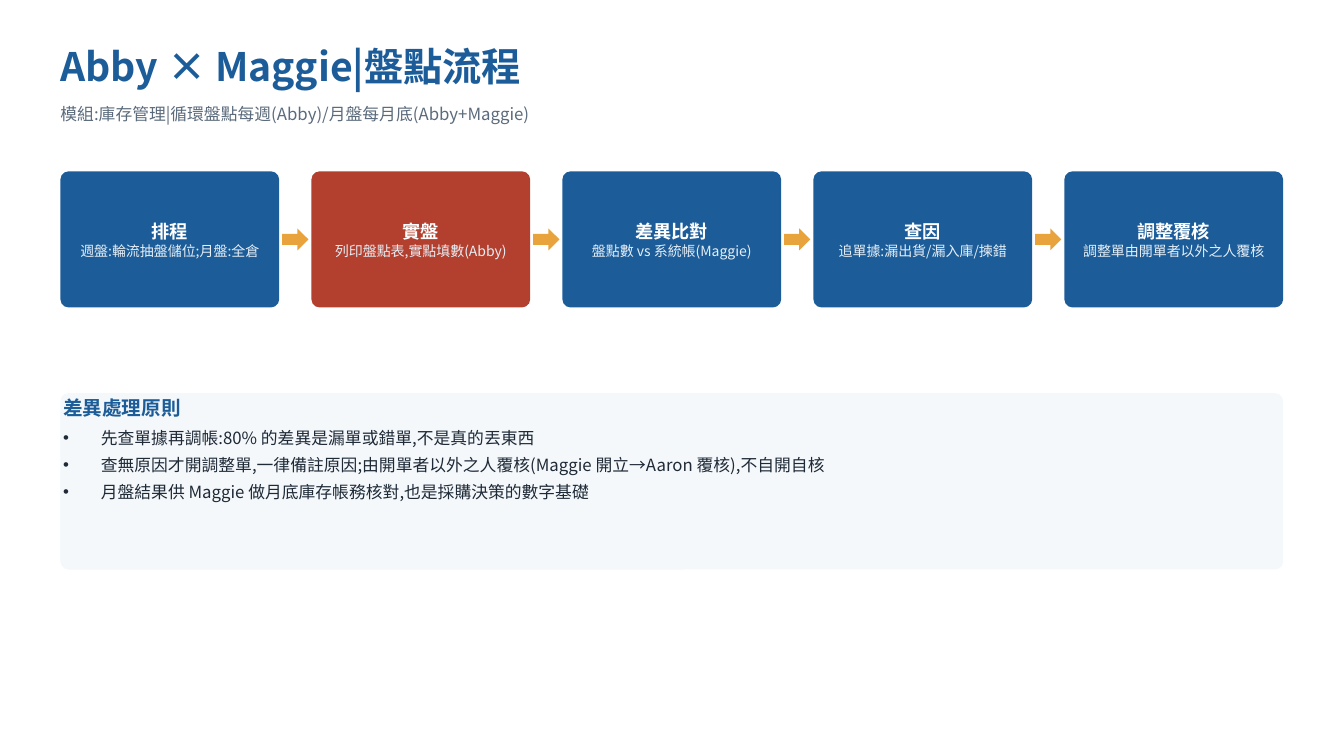
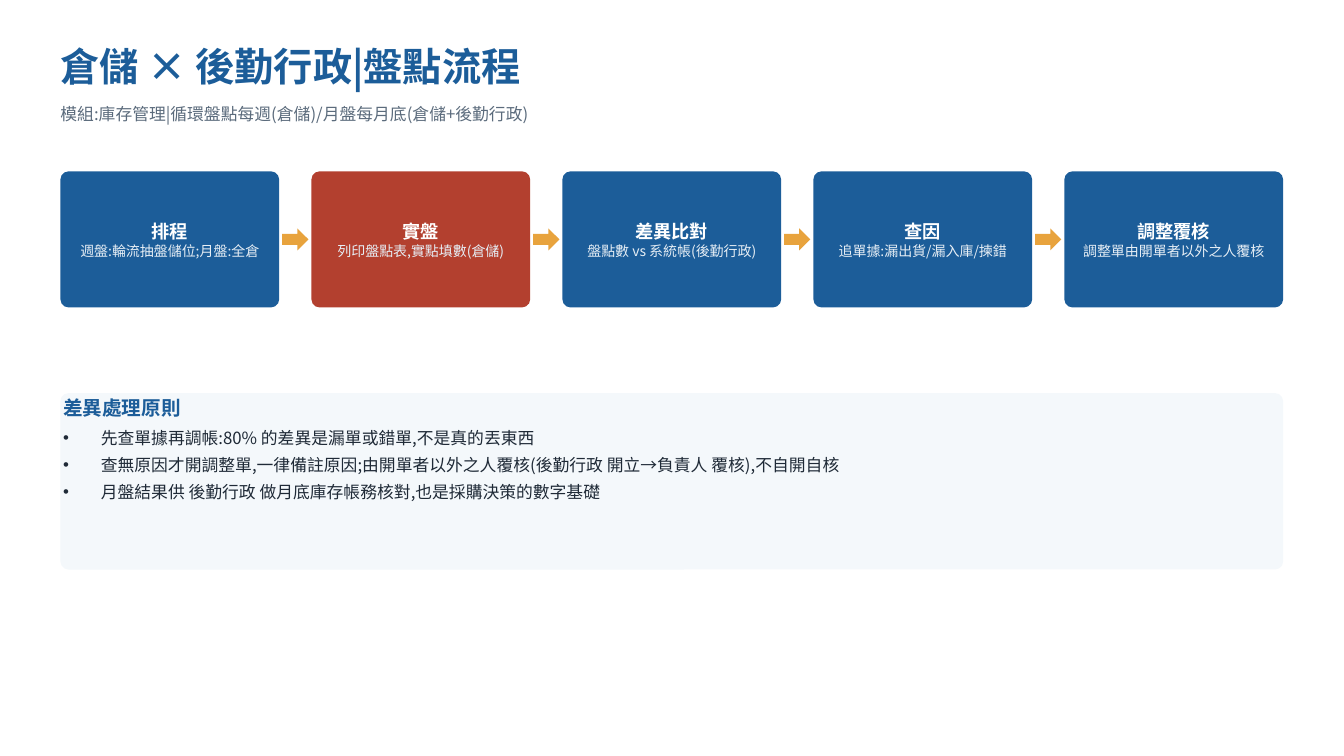
Before and after one commit to Lycander168/FrankAie-hub, a slide deck: slide 10 of docs/hr/chi-erp-workflow.pptx. Drawn at 1344x756 pixels with LibreOffice and Linux fonts; fonts in the diff are those of the drawing. Boxes give left, top, right and bottom in pixels: in the first picture for what was removed or moved away, otherwise in the second. Text is boxed around its words. In the diff, an @@ line names an element or a change of style, - is before the commit and + after.

```diff
--- a/docs/hr/chi-erp-workflow.pptx
+++ b/docs/hr/chi-erp-workflow.pptx
@@ text at bbox=[60, 47, 521, 92]: text changed @@
-Abby × Maggie|盤點流程
+倉儲 × 後勤行政|盤點流程
@@ text at bbox=[60, 106, 528, 125]: text changed @@
-模組:庫存管理|循環盤點每週(Abby)/月盤每月底(Abby+Maggie)
+模組:庫存管理|循環盤點每週(倉儲)/月盤每月底(倉儲+後勤行政)
@@ text in rounded rectangle at bbox=[337, 244, 504, 259]: text changed @@
-列印盤點表,實點填數(Abby)
+列印盤點表,實點填數(倉儲)
@@ text in rounded rectangle at bbox=[587, 244, 756, 259]: text changed @@
-盤點數 vs 系統帳(Maggie)
+盤點數 vs 系統帳(後勤行政)
@@ text in rounded rectangle at bbox=[101, 457, 839, 501]: text changed @@
-• 查無原因才開調整單,一律備註原因;由開單者以外之人覆核(Maggie 開立→Aaron 覆核),不自開自核
-• 月盤結果供 Maggie 做月底庫存帳務核對,也是採購決策的數字基礎
+• 查無原因才開調整單,一律備註原因;由開單者以外之人覆核(後勤行政 開立→負責人 覆核),不自開自核
+• 月盤結果供 後勤行政 做月底庫存帳務核對,也是採購決策的數字基礎
```
Also in this commit, not shown: 12 other slides changed, 1 other file.
